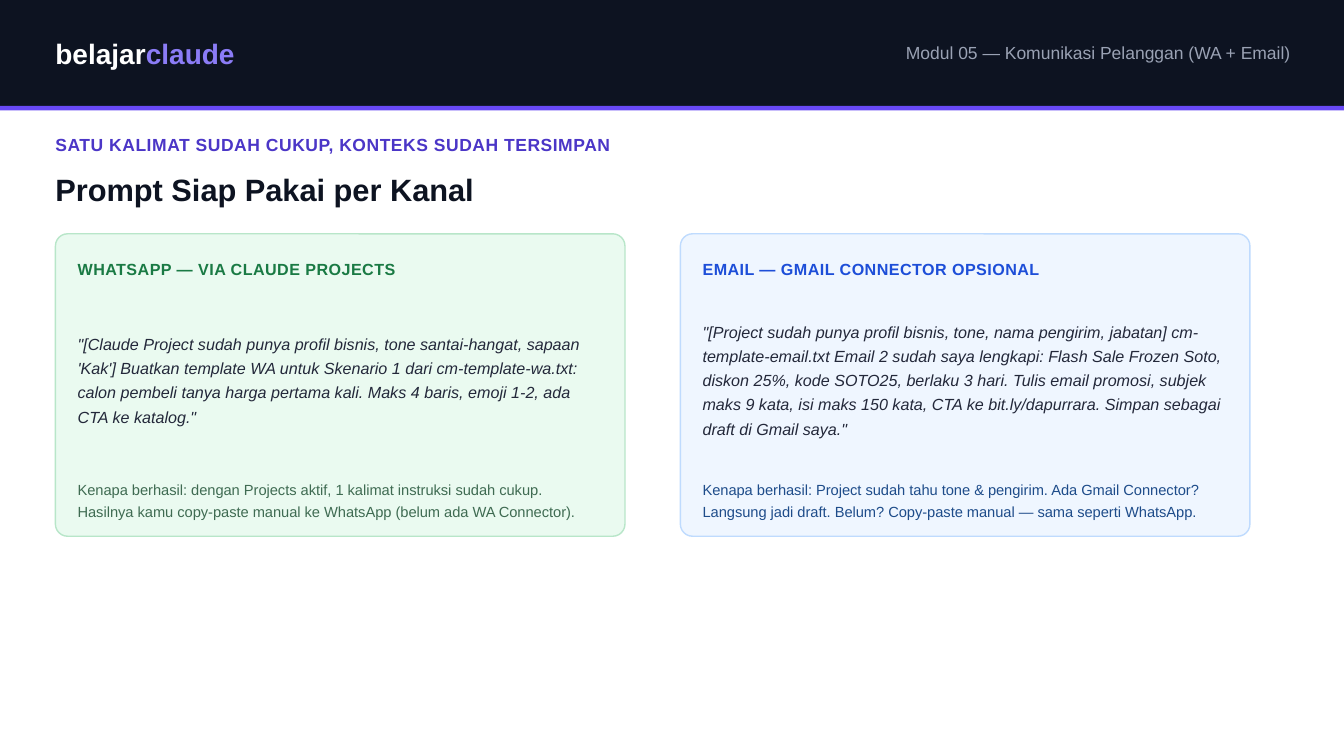
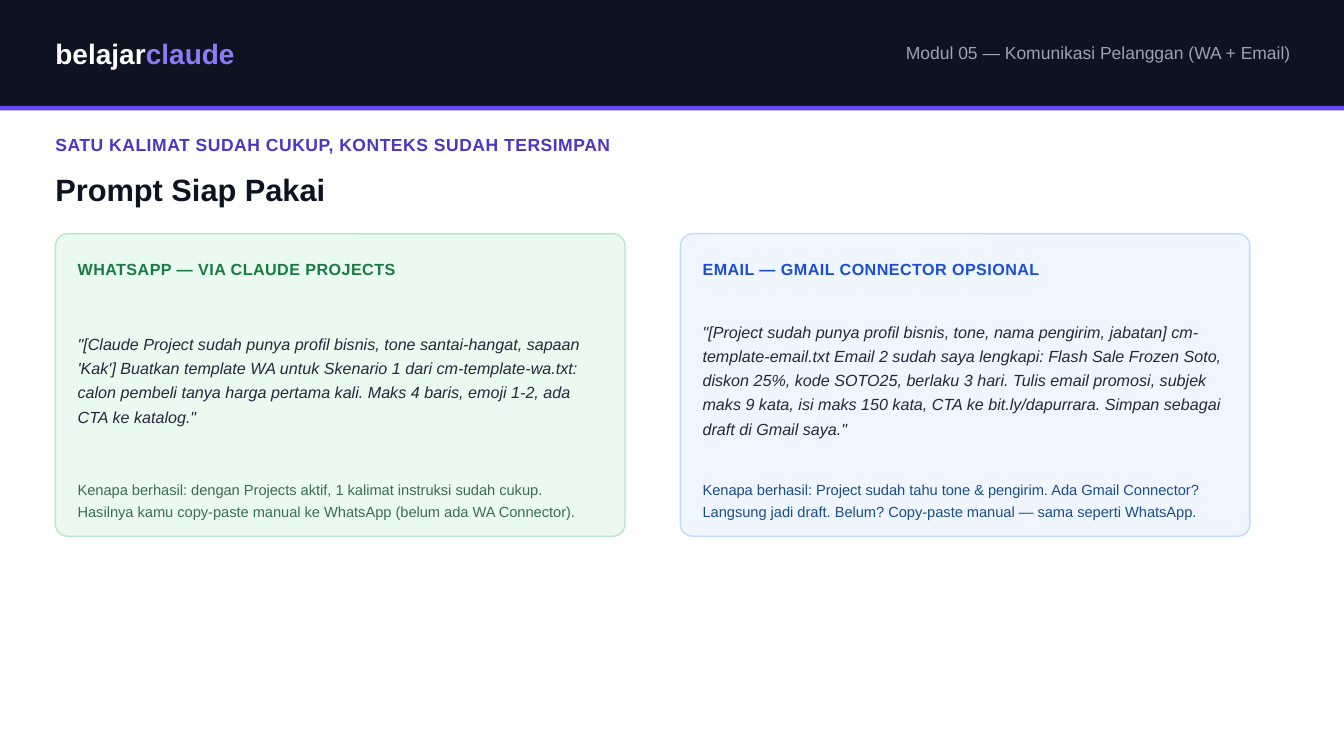
Before and after one commit to juliautomo/belajar-claude, a slide deck: slide 4 of Content-Marketing/M05-Komunikasi-Pelanggan/K3-M05-Komunikasi-Pelanggan.pptx. Drawn at 1344x756 pixels with LibreOffice and Linux fonts; fonts in the diff are those of the drawing. Boxes give left, top, right and bottom in pixels: in the first picture for what was removed or moved away, otherwise in the second. Text is boxed around its words. In the diff, an @@ line names an element or a change of style, - is before the commit and + after.

Commit message:
M05: fix Hari 1-5 sequence across modules, drop 'per Kanal' from PPTX titles, split Latihan into 3 explicit exercises (setup brand voice / generate templates / reuse for real cases) each with its own goal and output

```diff
--- a/Content-Marketing/M05-Komunikasi-Pelanggan/K3-M05-Komunikasi-Pelanggan.pptx
+++ b/Content-Marketing/M05-Komunikasi-Pelanggan/K3-M05-Komunikasi-Pelanggan.pptx
@@ text at (55, 178, 325, 207): text changed @@
-Prompt Siap Pakai per Kanal
+Prompt Siap Pakai
```
Also in this commit, not shown: 2 other slides changed, 1 slide added, 1 other file.
